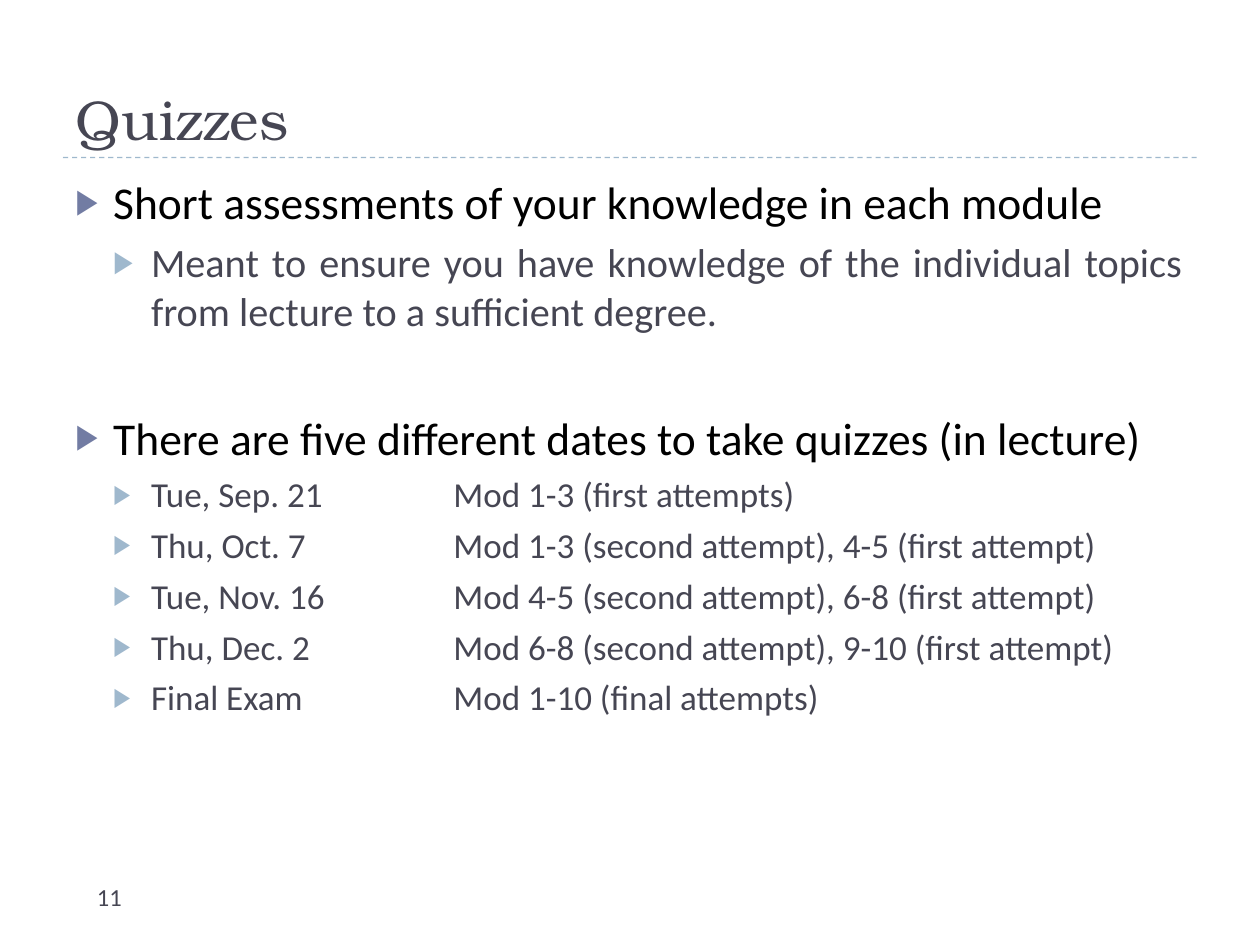
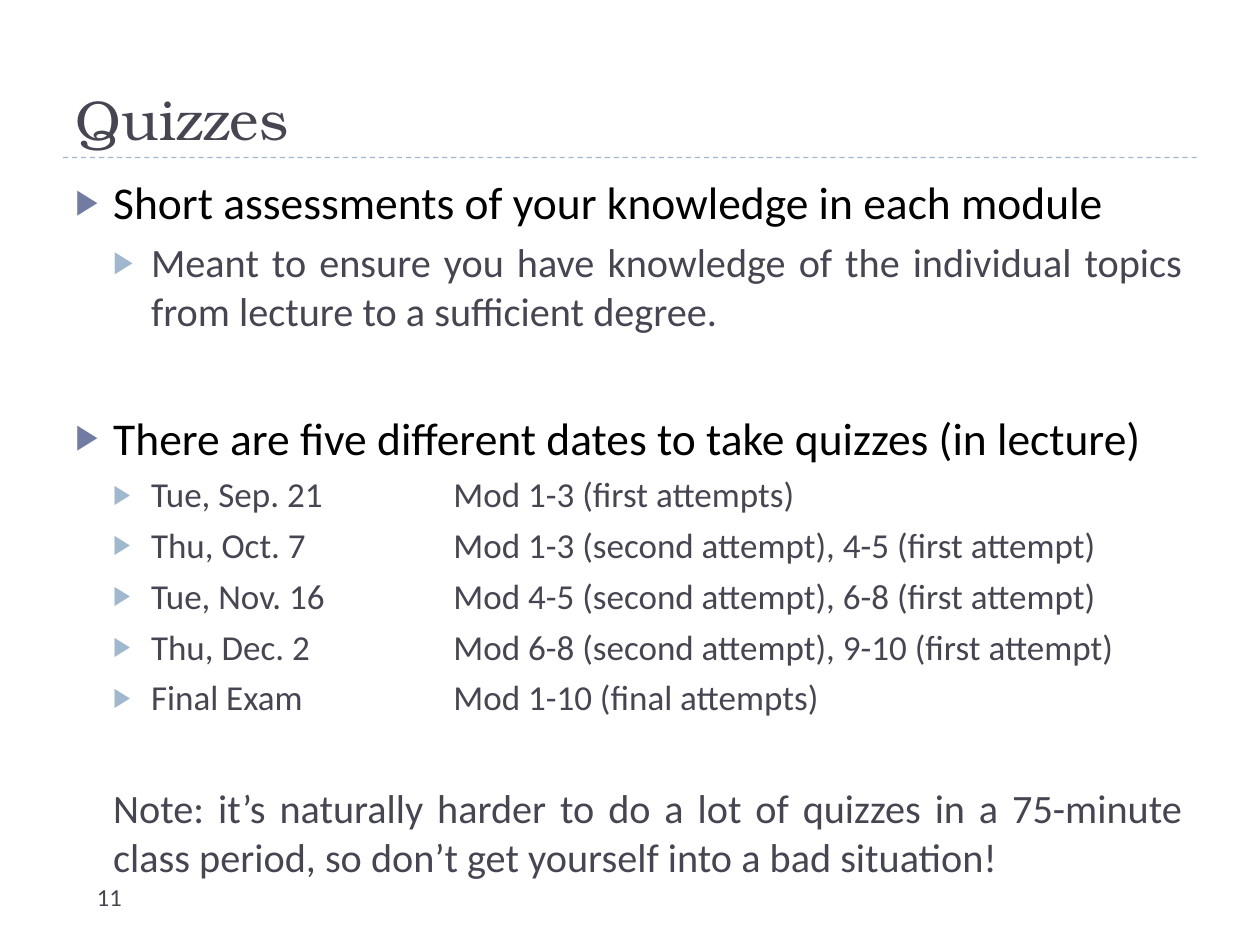
Before and after one commit to uva-cs/cs4102-f21, a slide deck: slide 11 of slides/courseintroduction.pptx. Drawn at 1260x945 pixels with LibreOffice and Linux fonts; fonts in the diff are those of the drawing. Boxes give left, top, right and bottom in pixels: in the first picture for what was removed or moved away, otherwise in the second. Text is boxed around its words. In the diff, an @@ line names an element or a change of style, - is before the commit and + after.

```diff
--- a/slides/courseintroduction.pptx
+++ b/slides/courseintroduction.pptx
@@ text at box(113, 795, 1182, 879): paragraph added @@
+  Note: it’s naturally harder to do a lot of quizzes in a 75-minute class period, so don’t get yourself into a bad situation!
```
Also in this commit, not shown: 9 other slides changed, 2 slides added, 3 other files.
